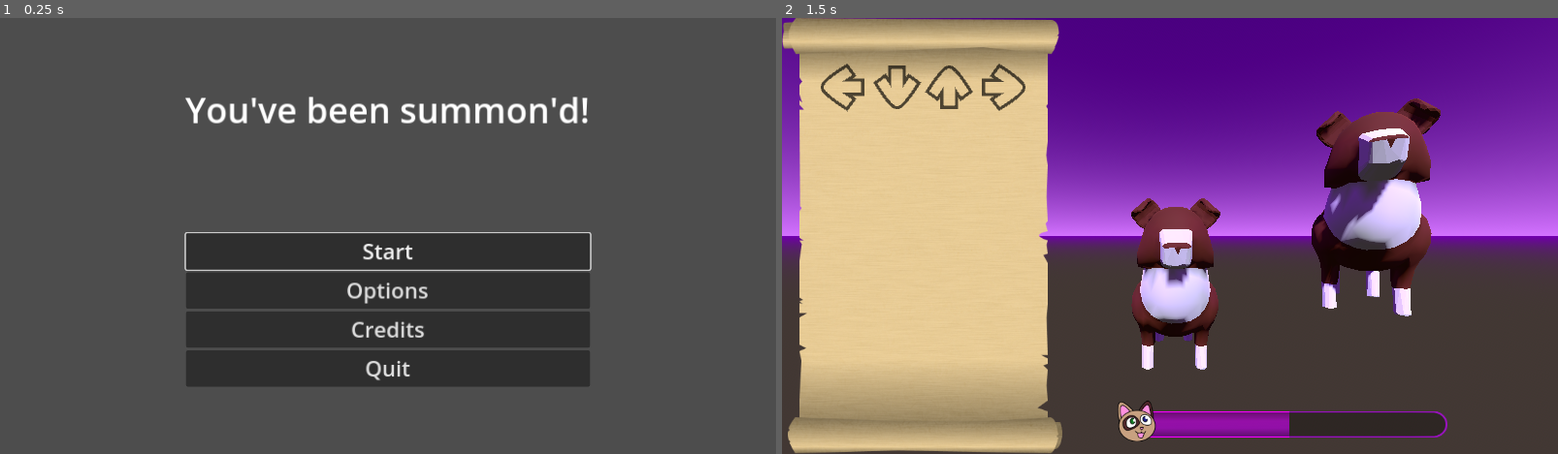
Above: before the commit, frames 1-2 (left to right).
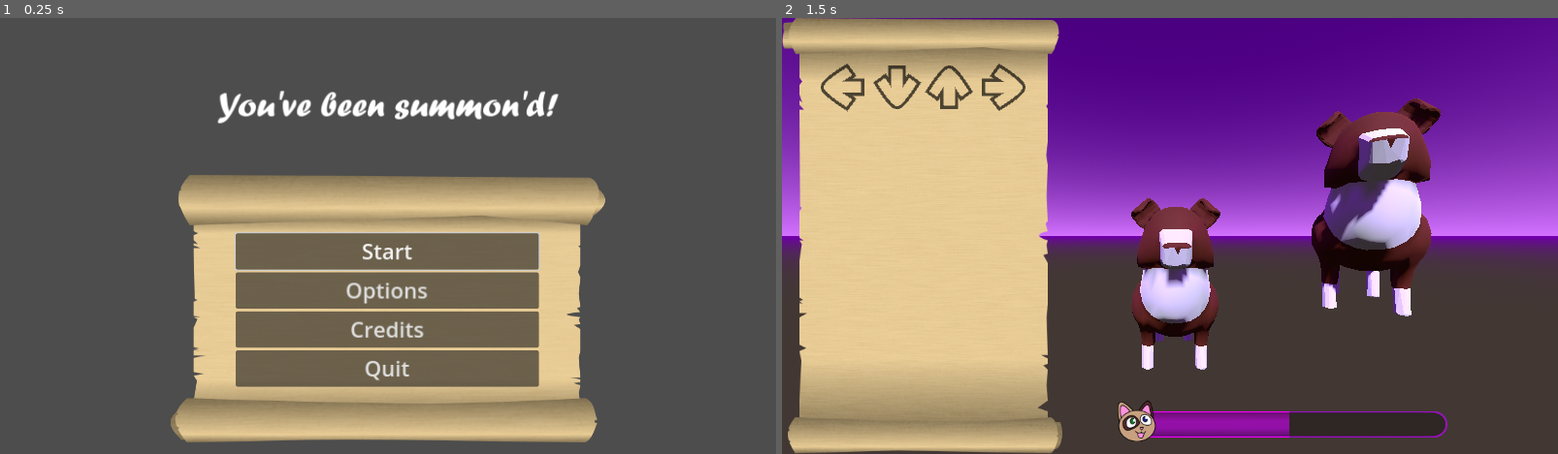
Above: after the commit, the same moments.

Repository: Yngwarr/ludum-dare-55
Game: Godot game, scene res://scenes/MainMenu.tscn
Two runs of this game, one before a commit and one after it. Both use one fixed random seed, a clock stepped at 60 frames per second and the inputs below. The engine's default icon, where the game draws it, is replaced by a stand-in: a white triangle on a blue panel in a dark square.
Inputs:
- Up to frame 1 (0.25 s): no input
- Up to frame 2 (1.5 s): click "Start" at 0.5 s; tap Enter at 1.25 s; hold Right (game_right) from 1.28 s (still down)

The runs differ from the first frame. In frame 1, 33% of the frame differs, in the area x 22-78%, y 16-98%; in frame 2, nothing differs.

Commit message:
edit menu

Diff:
--- a/scenes/Game.tscn
+++ b/scenes/Game.tscn
@@ -143,6 +143,7 @@
 texture_progress = ExtResource("8_6seoa")
 
 [node name="Icon" type="TextureRect" parent="HUD/TextureProgressBar"]
+layout_mode = 0
 offset_left = -30.0
 offset_top = -19.0
 offset_right = 46.0
--- a/scenes/MainMenu.tscn
+++ b/scenes/MainMenu.tscn
@@ -1,12 +1,15 @@
-[gd_scene load_steps=7 format=3 uid="uid://cbplqxkaqi83r"]
+[gd_scene load_steps=9 format=3 uid="uid://cbplqxkaqi83r"]
 
 [ext_resource type="Script" path="res://src/UI/MainMenu.gd" id="1_62wd7"]
+[ext_resource type="Texture2D" uid="uid://bj0pmnqbpyofn" path="res://img/scroll_wide.png" id="2_3shx6"]
 [ext_resource type="Script" path="res://src/UI/ChangeSceneButton.gd" id="2_5fb6k"]
 [ext_resource type="PackedScene" uid="uid://dp02anwflcyv8" path="res://scenes/OptionsWindow.tscn" id="2_eahdg"]
 [ext_resource type="Script" path="res://src/UI/ShowPopupButton.gd" id="3_pto1d"]
+[ext_resource type="FontFile" uid="uid://r57v0uwa05j4" path="res://font/FORTE.TTF" id="3_wv4rd"]
 [ext_resource type="Script" path="res://src/UI/QuitButton.gd" id="4_kgmp6"]
 
 [sub_resource type="LabelSettings" id="LabelSettings_8bkd4"]
+font = ExtResource("3_wv4rd")
 font_size = 52
 
 [node name="MainMenu" type="Node2D" node_paths=PackedStringArray("first_to_focus")]
@@ -14,6 +17,14 @@
 first_to_focus = NodePath("Menu/Menu/Start")
 
 [node name="Menu" type="CanvasLayer" parent="."]
+
+[node name="TextureRect" type="TextureRect" parent="Menu"]
+offset_left = 253.0
+offset_top = 233.0
+offset_right = 899.0
+offset_bottom = 631.0
+texture = ExtResource("2_3shx6")
+expand_mode = 1
 
 [node name="Header" type="Label" parent="Menu"]
 anchors_preset = 10
@@ -31,9 +42,9 @@
 anchor_top = 1.0
 anchor_right = 0.5
 anchor_bottom = 1.0
-offset_left = -300.0
+offset_left = -226.0
 offset_top = -324.0
-offset_right = 300.0
+offset_right = 224.0
 offset_bottom = -100.0
 grow_horizontal = 2
 grow_vertical = 0
Binary file added: font/FORTE.TTF
Not shown, added: font/FORTE.TTF.import
Binary file added: img/scroll_wide.png
Not shown, added: img/scroll_wide.png.import
Not shown: 1 places in scenes/Game.tscn that only renumber resources
